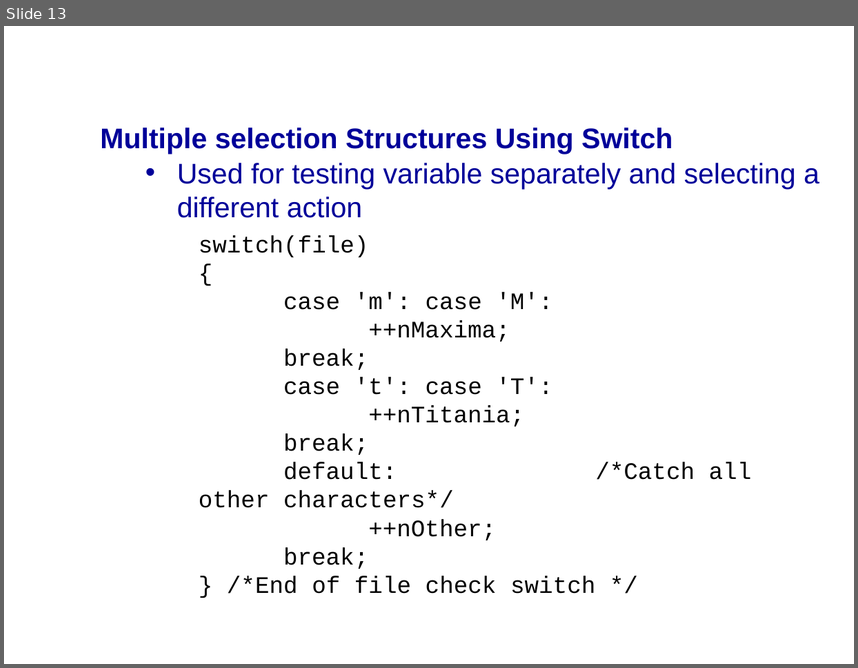
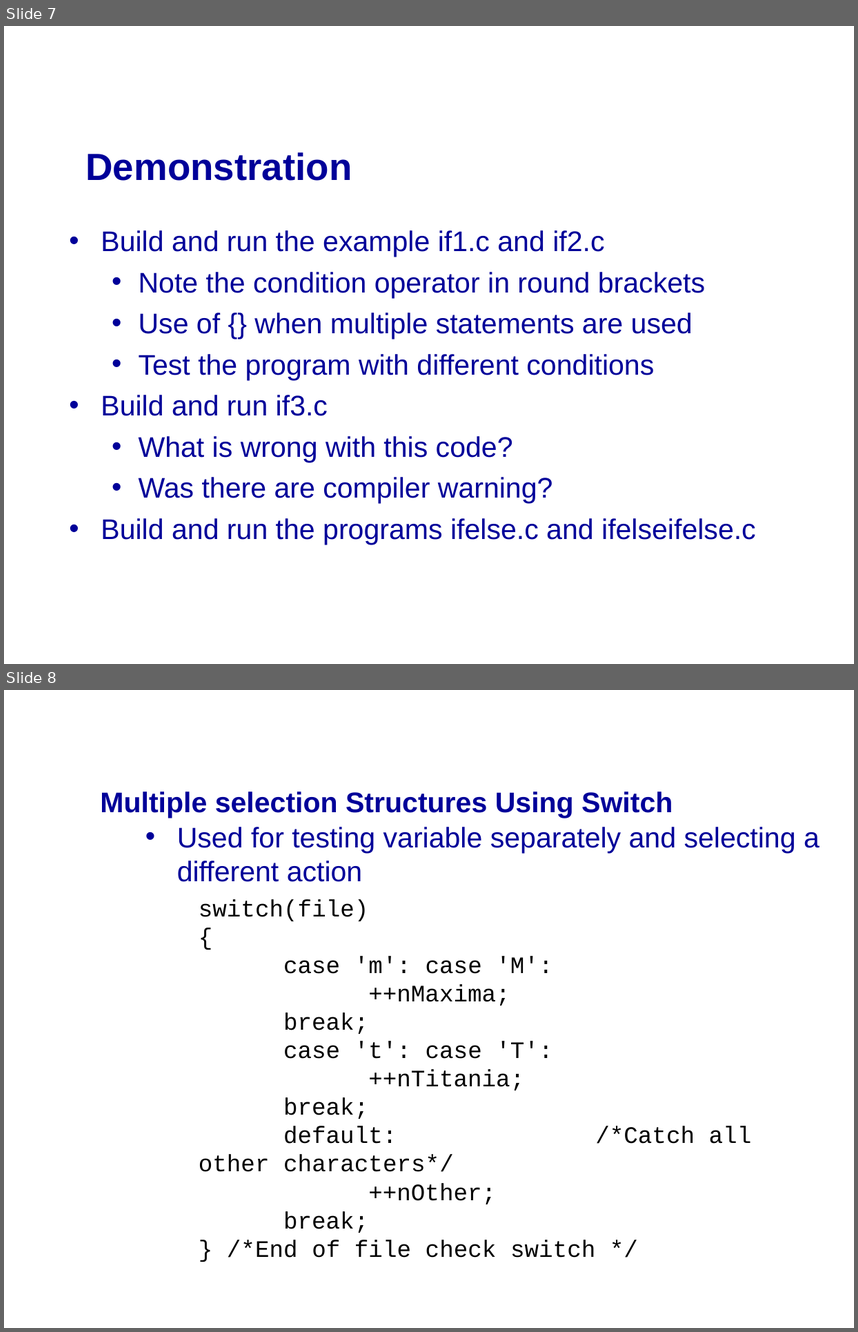
Before and after one commit to mikeg64/iome, a slide deck: src/examples/course/c/presentation/IntrotoC2.ppt. Shown one above the other, each under a label of ours: slide 13 before the commit, slides 7 and 8 after it. The pictures are 858x668 and 858x1332 pixels, drawn with LibreOffice and Linux fonts; fonts in the diff are those of the drawing; background and template pictures are left out. Boxes give left, top, right and bottom in pixels: in the first picture for what was removed or moved away, otherwise in the second. Text is boxed around its words. In the diff, an @@ line names an element or a change of style, - is before the commit and + after.

Commit message:
Basic examples added

```diff
--- a/src/examples/course/c/presentation/IntrotoC2.ppt
+++ b/src/examples/course/c/presentation/IntrotoC2.ppt
@@ slide 7 added at (4, 26, 854, 664), background picture (left out) @@
@@ text added at (85, 152, 352, 181), 32 pt, text #000099, bold @@
+Demonstration
@@ text added at (101, 230, 756, 544), 24 pt, text #000099 @@
+• Build and run the example if1.c and if2.c
+  • Note the condition operator in round brackets
+  • Use of {} when multiple statements are used
+  • Test the program with different conditions
+• Build and run if3.c
+  • What is wrong with this code?
+  • Was there are compiler warning?
+• Build and run the programs ifelse.c and ifelseifelse.c
@@ what was slide 13 is now slide 8 @@
```
Also in this commit, not shown: 2 slides changed, 2 other slides added, 7 other files.
